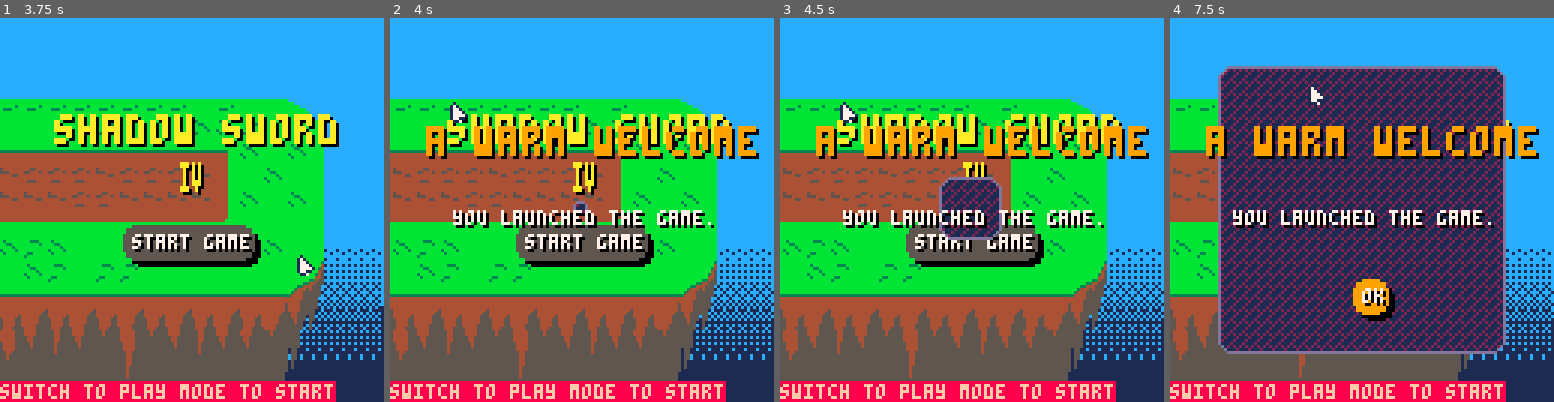
Above: before the commit, frames 1-4 (left to right).
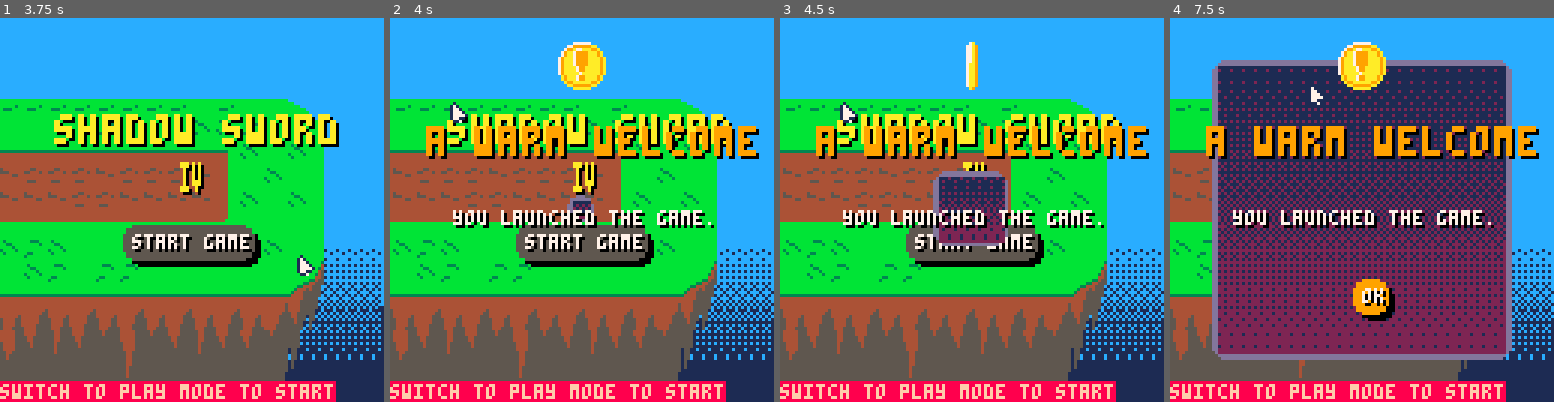
Above: after the commit, the same moments.

Repository: Mastoast/LDJam58
Game: PICO-8 cartridge ldjam58.p8
The game is run twice, just before and just after one commit, with the same random seed, the same clock (stepped at 60 frames per second) and the same inputs.
Inputs (mouse positions are in pixels of both pictures, inside the frame that each line leads up to):
- Up to frame 1 (3.75 s): tap X (X key) at 0.33, 1.07, 1.85, 2.97 s; click (280, 121) at 0.67 s; tap O (Z key) at 0.7, 1.7, 2.1, 2.5, 2.9, 3.3, 3.7 s; click (46, 267) at 1.22 s; hold Right 1.6-2.1 s; click (107, 114) at 1.77 s; hold Up 2.15-2.42 s; click (172, 259) at 2.32 s; hold Right 2.47-3.03 s; click (234, 106) at 2.87 s; hold Left 3.08-3.58 s; click (295, 256) at 3.42 s; hold Down from 3.63 s (still down)
- Up to frame 2 (4 s): release Down at 3.97 s; click (451, 102) at 3.97 s
- Up to frame 3 (4.5 s): hold Right from 4.02 s (still down); tap X (X key) at 4.08 s; tap O (Z key) at 4.1 s
- Up to frame 4 (7.5 s): tap O (Z key) every 0.4 s from 4.5 to 7.3 s; click (1292, 248) at 4.52 s; release Right at 4.68 s; hold Up 4.73-5.03 s; click (1354, 94) at 5.07 s; hold Left 5.08-5.68 s; tap X (X key) at 5.2, 6.32, 7.43 s; click (1419, 244) at 5.62 s; hold Down 5.73-6.03 s; hold Right 6.08-6.58 s; click (1481, 90) at 6.17 s; hold Right 6.63-7.13 s; click (1246, 236) at 6.72 s; hold Up 7.18-7.45 s; click (1308, 83) at 7.27 s

Frame 1 is identical in both runs. In frame 2, 1.5% of the frame differs, in the area x 43-57%, y 6-54%; in frame 3, 2.6%; in frame 4, 31%, in the area x 10-90%, y 6-90%.

Commit message:
Add coin on popup

Diff:
--- a/objects.lua
+++ b/objects.lua
@@ -157,11 +157,8 @@
 asprite.hit_h = 16
 asprite.hit_w = 16
 asprite.size = 1
-
-function asprite.init(self)
-    self.frame = 1
-    self.t = 0
-end
+asprite.t = 0
+asprite.frame = 1
 
 function asprite.update(self)
     self.t += 1
--- a/popup.lua
+++ b/popup.lua
@@ -16,6 +16,8 @@
         desc.text = achievement.description
         desc.is_centered = true
         desc.color = 7
+        local coin = create(asprite, cam.x + 56, cam.y + 8, 16, 16, popup_objects)
+        coin.size = 1
     else
         local tip = create(text, cam.x + 64, cam.y + 64, 8, 8, popup_objects)
         tip.text = achievement.tip
@@ -46,6 +48,10 @@
     ptime += 1
     pratio = min(ptime / panim_time, 1)
 
+    for o in all(popup_objects) do
+        o:update()
+    end
+
     if pop_cor and costatus(pop_cor) != 'dead' then
         coresume(pop_cor)
         return
@@ -75,11 +81,15 @@
     local sy = lerp(0, 128 - my*2, pratio)
     local x = lerp(cam.x + 64, cam.x + mx, pratio)
     local y = lerp(cam.y + 64, cam.y + my, pratio)
-    -- fillp(0b0100111001000010)
-    fillp(0b1000010100100100)
-    rrectfill(x, y, sx, sy, 4, 0x21)
-    fillp()
-    rrect(x, y, sx, sy, 4, 13)
+
+    -- fillp(0b1000010100100100)
+    --rrectfill(x, y, sx, sy, 4, 0x21)
+    -- fillp()
+    -- rrect(x, y, sx, sy, 4, 13)
+
+    local mrg = 2
+    rrectfill(x - mrg, y - mrg, sx + mrg*2, sy+mrg*2, 4, 13)
+    draw_gradient(x, y, sx, sy, 0x21)
 
     for o in all(popup_objects) do
         o:draw()
